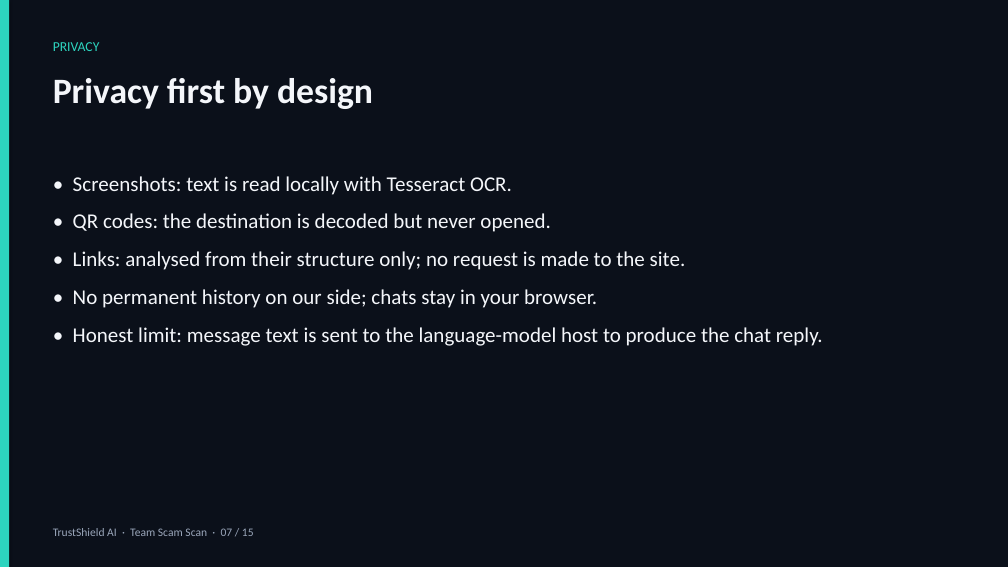
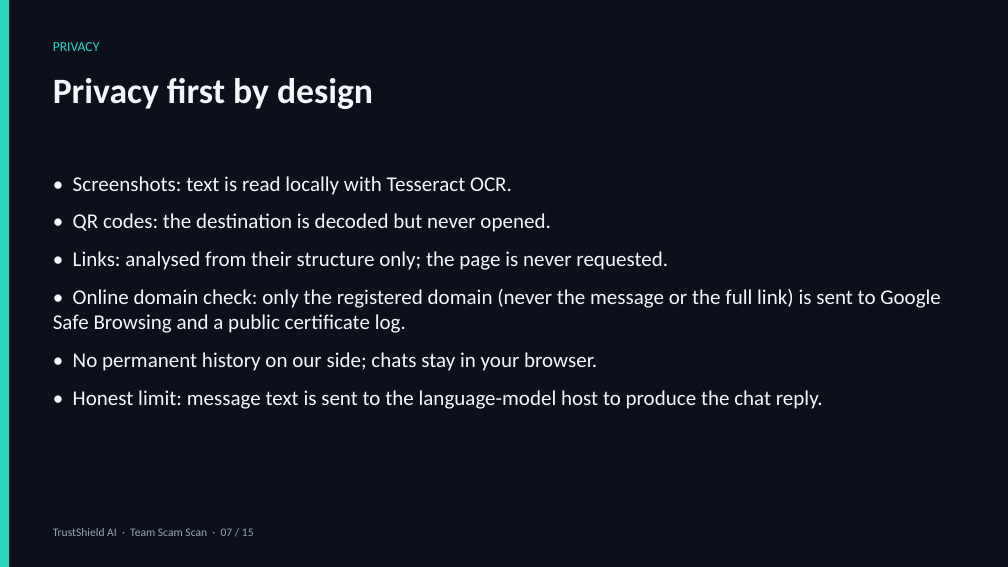
Before and after one commit to shubhsaxena2020/trustshield-ai, a slide deck: slide 7 of docs/presentation/TrustShield_AI_PSIT_TechExpo_2026.pptx. Drawn at 1008x567 pixels with LibreOffice and Linux fonts; fonts in the diff are those of the drawing. Boxes give left, top, right and bottom in pixels: in the first picture for what was removed or moved away, otherwise in the second. Text is boxed around its words. In the diff, an @@ line names an element or a change of style, - is before the commit and + after.

```diff
--- a/docs/presentation/TrustShield_AI_PSIT_TechExpo_2026.pptx
+++ b/docs/presentation/TrustShield_AI_PSIT_TechExpo_2026.pptx
@@ text at [53,251,941,333]: text changed @@
-• Links: analysed from their structure only; no request is made to the site.
+• Links: analysed from their structure only; the page is never requested.
+• Online domain check: only the registered domain (never the message or the full link) is sent to Google Safe Browsing and a public certificate log.
```
Also in this commit, not shown: 4 other slides changed, 5 other files.
